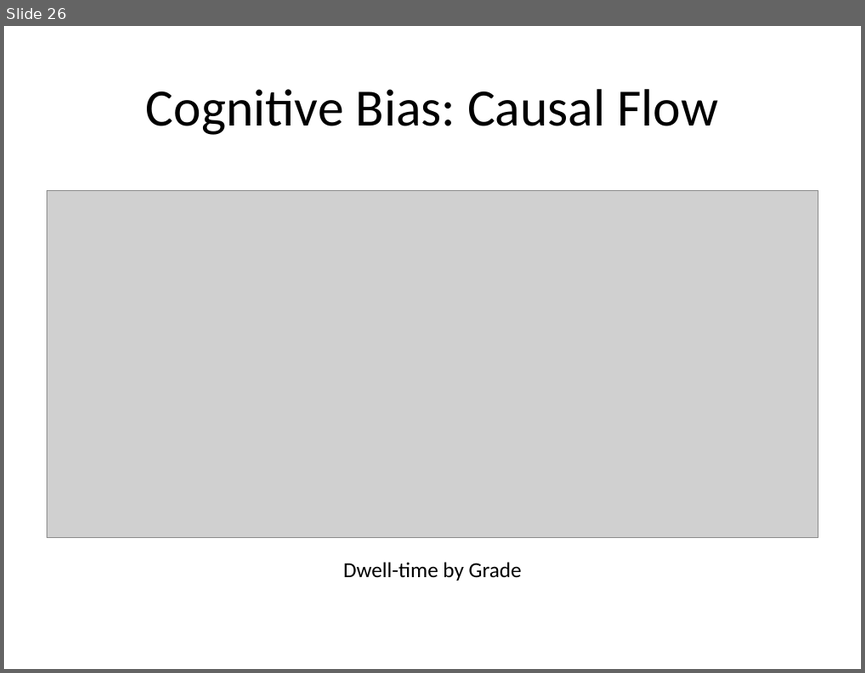
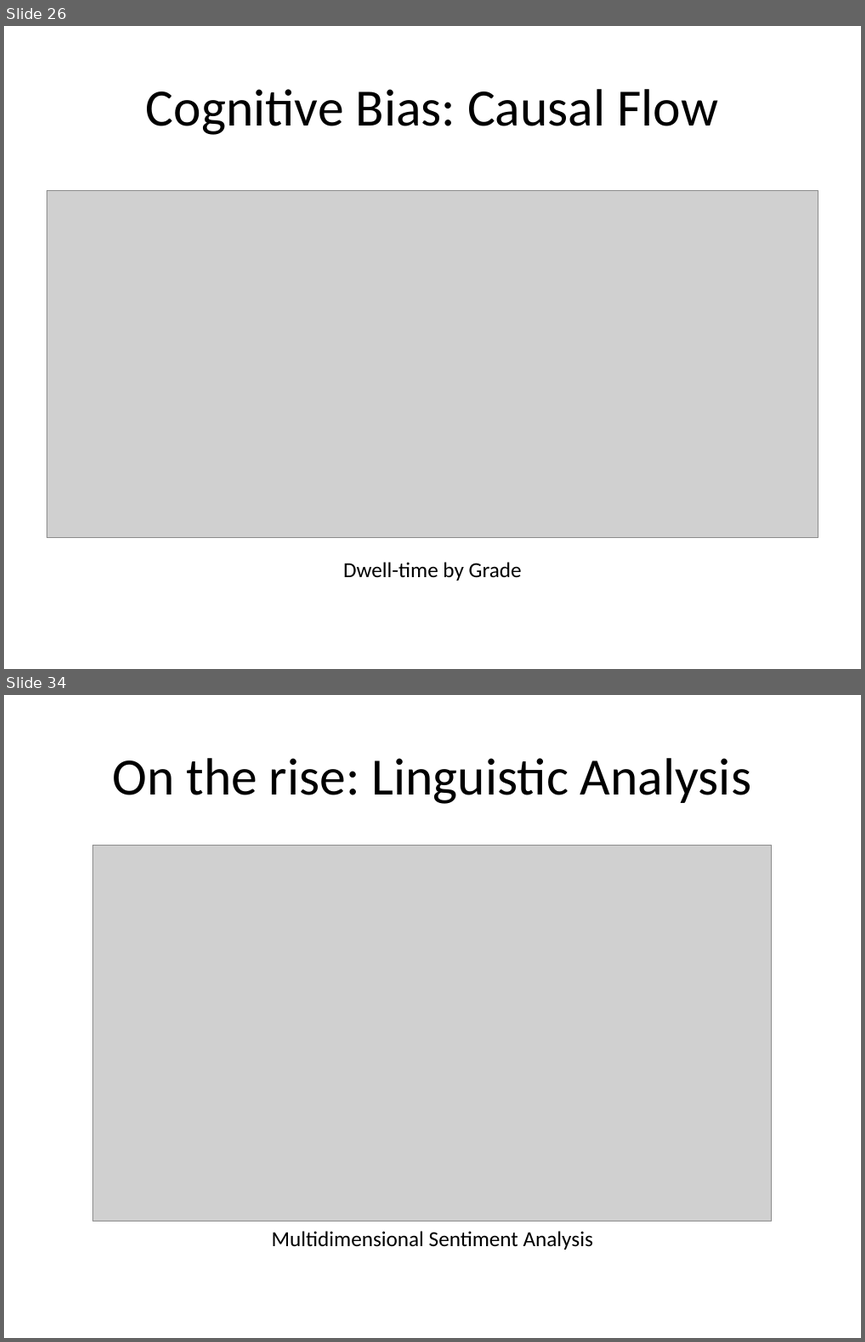
Before and after one commit to dietrichson/newport_2019, a slide deck: presentation/Learning_analytics_Newport_2019.pptx. Shown one above the other, each under a label of ours: slide 26 before the commit, slides 26 and 34 after it; the slides between them are not shown. The pictures are 865x673 and 865x1342 pixels, drawn with LibreOffice and Linux fonts; fonts in the diff are those of the drawing; grey boxes stand for pictures. Boxes give left, top, right and bottom in pixels: in the first picture for what was removed or moved away, otherwise in the second. Text is boxed around its words. In the diff, an @@ line names an element or a change of style, - is before the commit and + after.

```diff
--- a/presentation/Learning_analytics_Newport_2019.pptx
+++ b/presentation/Learning_analytics_Newport_2019.pptx
@@ slide 34 added at [4, 695, 861, 1338], background #FFFFFF @@
@@ title added at [113, 758, 751, 804], 44 pt, text #000000 @@
+On the rise: Linguistic Analysis
@@ picture added at [93, 845, 772, 1221] @@
@@ text added at [272, 1231, 593, 1249], 18 pt, text #000000 @@
+Multidimensional Sentiment Analysis
```
Also in this commit, not shown: 7 slides changed, 13 other slides added, 2 slides removed, 12 other files.
